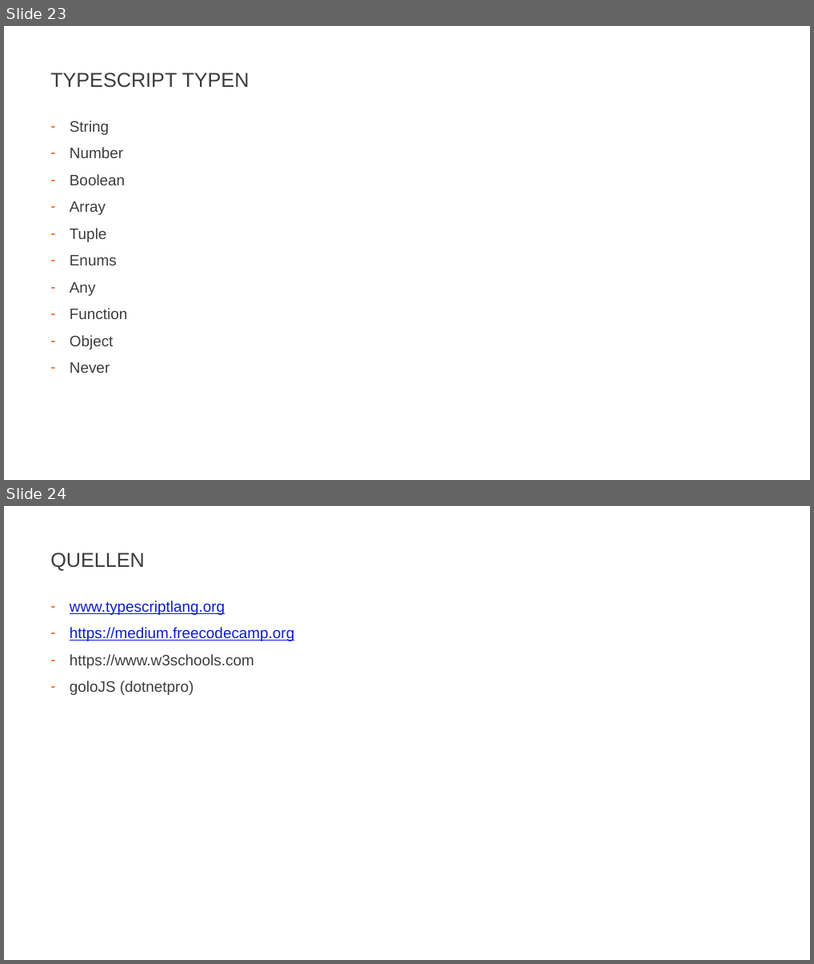
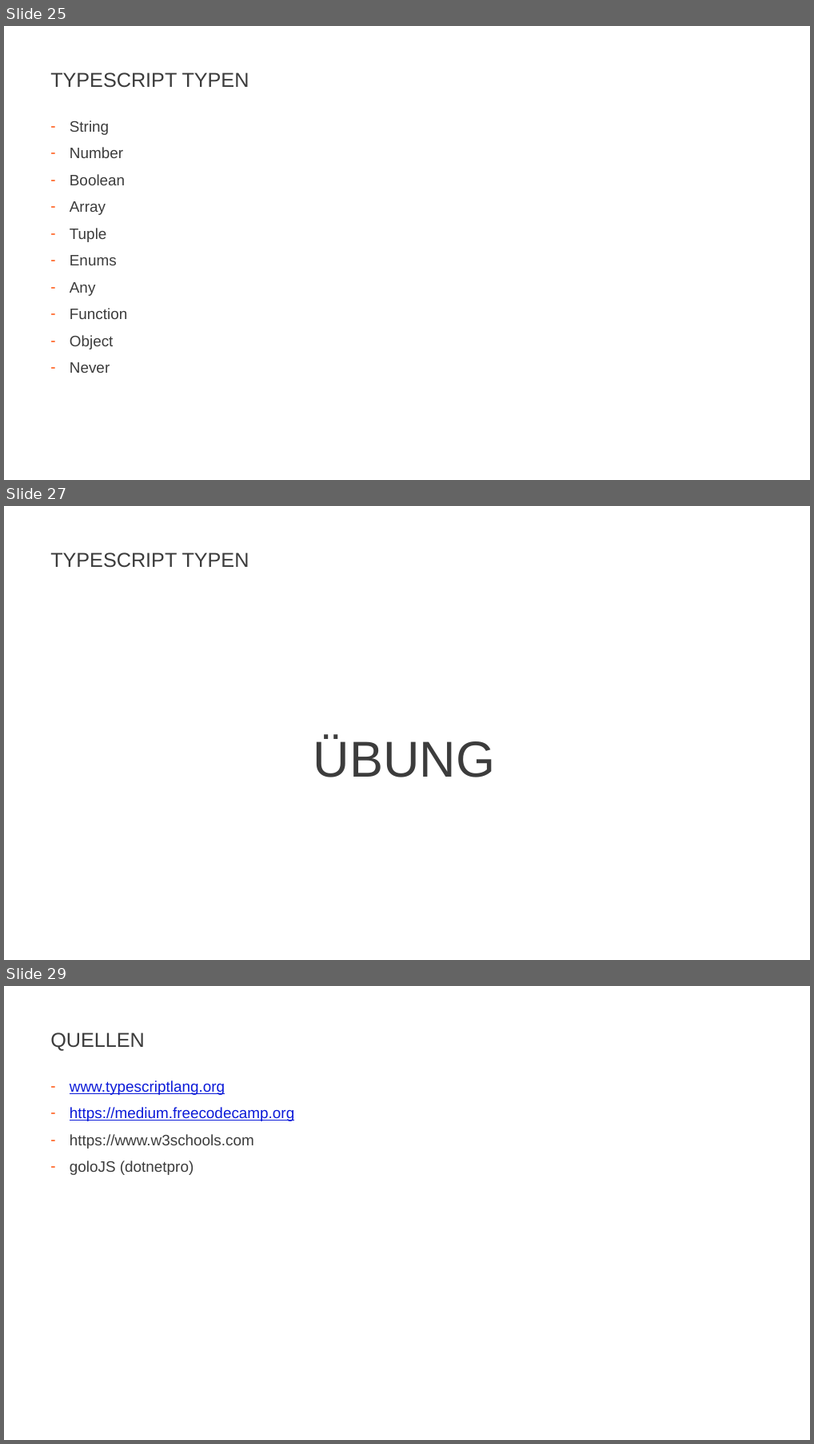
Before and after one commit to JohannesFeige/typescriptTrainingGrundlagen, a slide deck: TypeScriptBasics.pptx. Shown one above the other, each under a label of ours: slides 23 and 24 before the commit, slides 25, 27 and 29 after it; the slides between them are not shown. The pictures are 814x964 and 814x1444 pixels, drawn with LibreOffice and Linux fonts; fonts in the diff are those of the drawing; background and template pictures are left out. Boxes give left, top, right and bottom in pixels: in the first picture for what was removed or moved away, otherwise in the second. Text is boxed around its words. In the diff, an @@ line names an element or a change of style, - is before the commit and + after.

```diff
--- a/TypeScriptBasics.pptx
+++ b/TypeScriptBasics.pptx
@@ slide 27 added at [4,506,810,960], background #FFFFFF @@
@@ title added at [50,552,250,568], 24 pt, text #3C3C3C @@
+TYPESCRIPT TYPEN
@@ text added at [314,737,495,777], 60 pt, text #3C3C3C @@
+ÜBUNG
@@ what was slide 23 is now slide 25 @@
@@ what was slide 24 is now slide 29 @@
```
Also in this commit, not shown: 8 slides changed, 4 other slides added, 7 other files.
